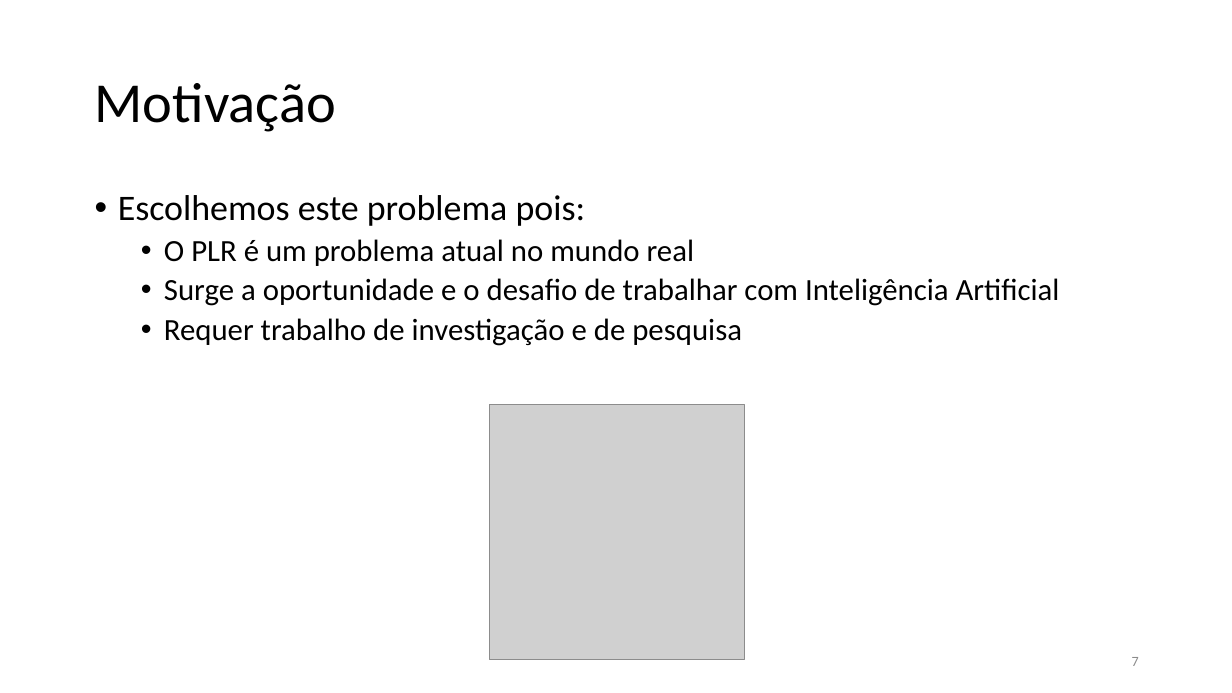
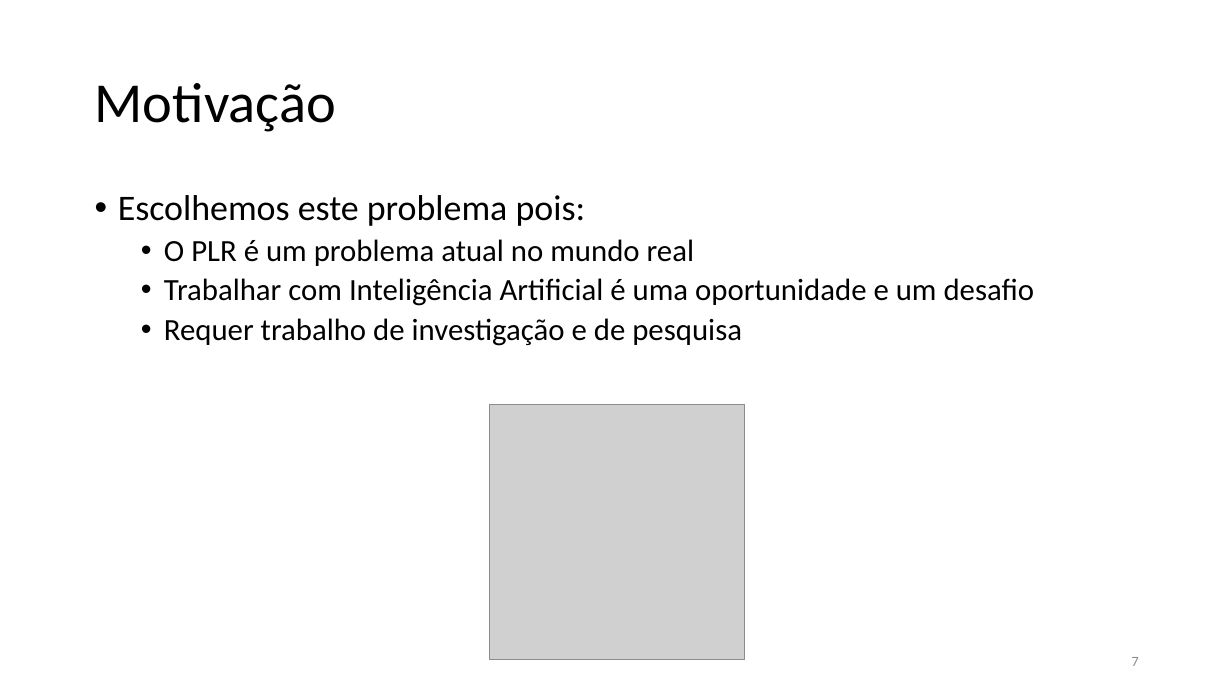
Before and after one commit to xQsme/RLP_Qt, a slide deck: slide 7 of powerpoint_defesa.pptx. Drawn at 1232x693 pixels with LibreOffice and Linux fonts; fonts in the diff are those of the drawing; grey boxes stand for pictures. Boxes give left, top, right and bottom in pixels: in the first picture for what was removed or moved away, otherwise in the second. Text is boxed around its words. In the diff, an @@ line names an element or a change of style, - is before the commit and + after.

```diff
--- a/powerpoint_defesa.pptx
+++ b/powerpoint_defesa.pptx
@@ text at box(164, 278, 1035, 306): text changed @@
-  • Surge a oportunidade e o desafio de trabalhar com Inteligência Artificial
+  • Trabalhar com Inteligência Artificial é uma oportunidade e um desafio
```
Also in this commit, not shown: 10 other slides changed, 6 other files.
